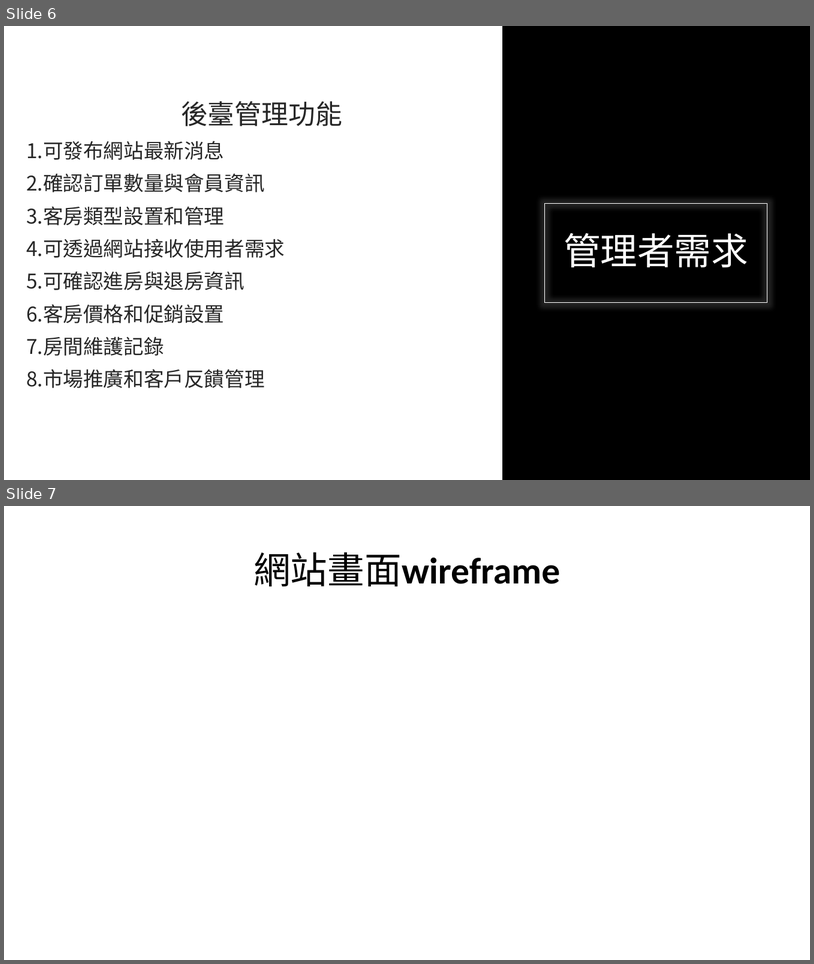
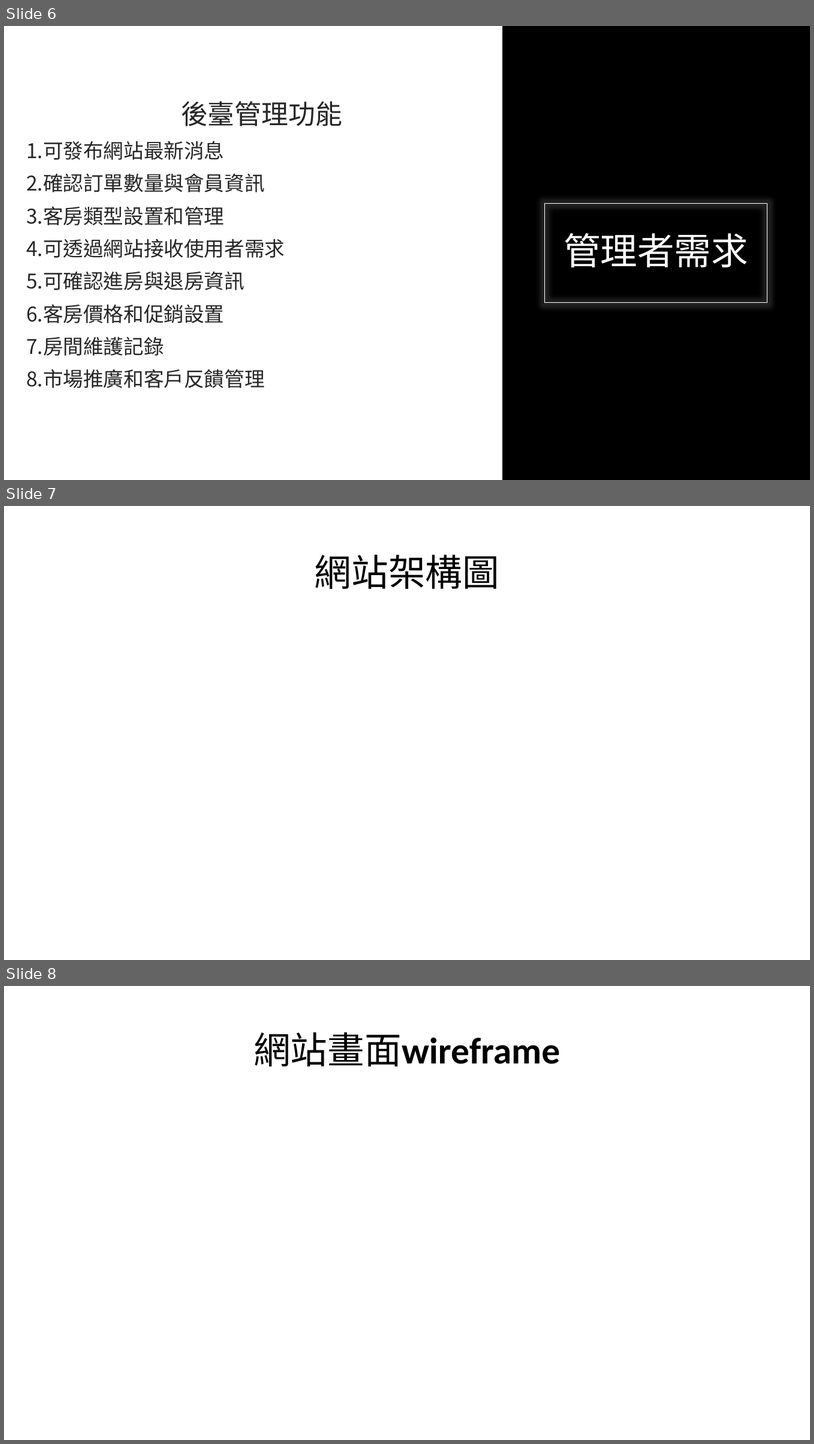
Before and after one commit to WeiHsuanLai/Taishan, a slide deck: 無人自助旅店期初報告.pptx. Shown one above the other, each under a label of ours: slides 6 and 7 before the commit, slides 6, 7 and 8 after it. The pictures are 814x964 and 814x1444 pixels, drawn with LibreOffice and Linux fonts; fonts in the diff are those of the drawing. Boxes give left, top, right and bottom in pixels: in the first picture for what was removed or moved away, otherwise in the second. Text is boxed around its words. In the diff, an @@ line names an element or a change of style, - is before the commit and + after.

```diff
--- a/無人自助旅店期初報告.pptx
+++ b/無人自助旅店期初報告.pptx
@@ slide 7 added at [4, 506, 810, 960], background #FFFFFF @@
@@ title added at [315, 555, 500, 589], 44 pt, text #000000 @@
+網站架構圖
@@ what was slide 7 is now slide 8 @@
```
Also in this commit, not shown: 1 slide changed, 22 other files.
